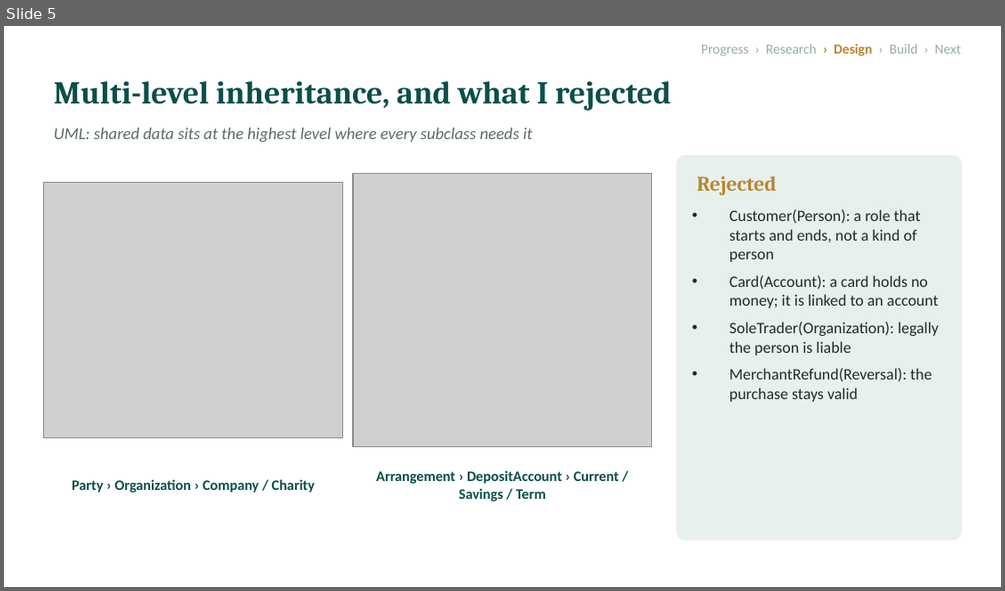
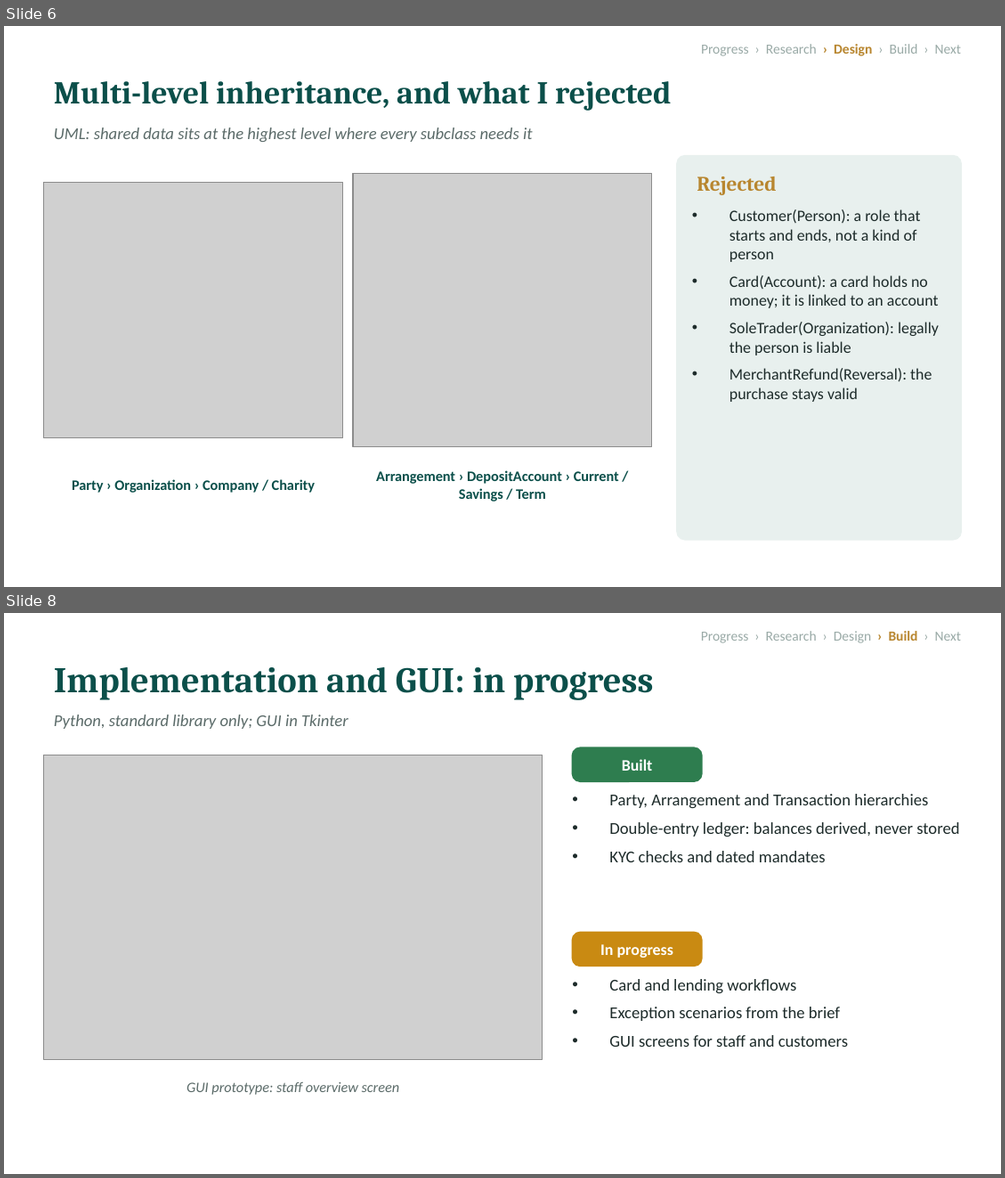
Before and after one commit to l255668-hash/commercial-banking, a slide deck: docs/Progress_Presentation_1.pptx. Shown one above the other, each under a label of ours: slide 5 before the commit, slides 6 and 8 after it; the slides between them are not shown. The pictures are 1005x591 and 1005x1178 pixels, drawn with LibreOffice and Linux fonts; fonts in the diff are those of the drawing; grey boxes stand for pictures. Boxes give left, top, right and bottom in pixels: in the first picture for what was removed or moved away, otherwise in the second. Text is boxed around its words. In the diff, an @@ line names an element or a change of style, - is before the commit and + after.

```diff
--- a/docs/Progress_Presentation_1.pptx
+++ b/docs/Progress_Presentation_1.pptx
@@ slide 8 added at <box>4,613,1001,1174</box>, background #FFFFFF @@
@@ text added at <box>701,631,961,643</box>, 10 pt, text #9AAAA7 @@
+Progress › Research › Design › Build › Next
@@ text added at <box>54,667,653,700</box>, 26 pt, text #0B4F4A, bold @@
+Implementation and GUI: in progress
@@ text added at <box>54,714,348,729</box>, 12 pt, text #5B6B69, italic @@
+Python, standard library only; GUI in Tkinter
@@ picture added at <box>44,755,542,1060</box> @@
@@ rounded rectangle added at <box>572,747,702,781</box>, fill #2E7D4F, outline #2E7D4F 1 pt @@
@@ text added at <box>622,759,653,771</box>, 11.5 pt, text #FFFFFF, bold @@
+Built
@@ text added at <box>609,794,959,862</box>, 12 pt, text #1D2B2A @@
+• Party, Arrangement and Transaction hierarchies
+• Double-entry ledger: balances derived, never stored
+• KYC checks and dated mandates
@@ rounded rectangle added at <box>572,932,702,965</box>, fill #C98A12, outline #C98A12 1 pt @@
@@ text added at <box>600,944,673,957</box>, 11.5 pt, text #FFFFFF, bold @@
+In progress
@@ text added at <box>609,979,848,1046</box>, 12 pt, text #1D2B2A @@
+• Card and lending workflows
+• Exception scenarios from the brief
+• GUI screens for staff and customers
@@ text added at <box>186,1082,400,1094</box>, 10.5 pt, text #5B6B69, italic @@
+GUI prototype: staff overview screen
@@ what was slide 5 is now slide 6 @@
```
Also in this commit, not shown: 6 slides changed, 1 other slide added, 1 slide removed, 12 other files.
